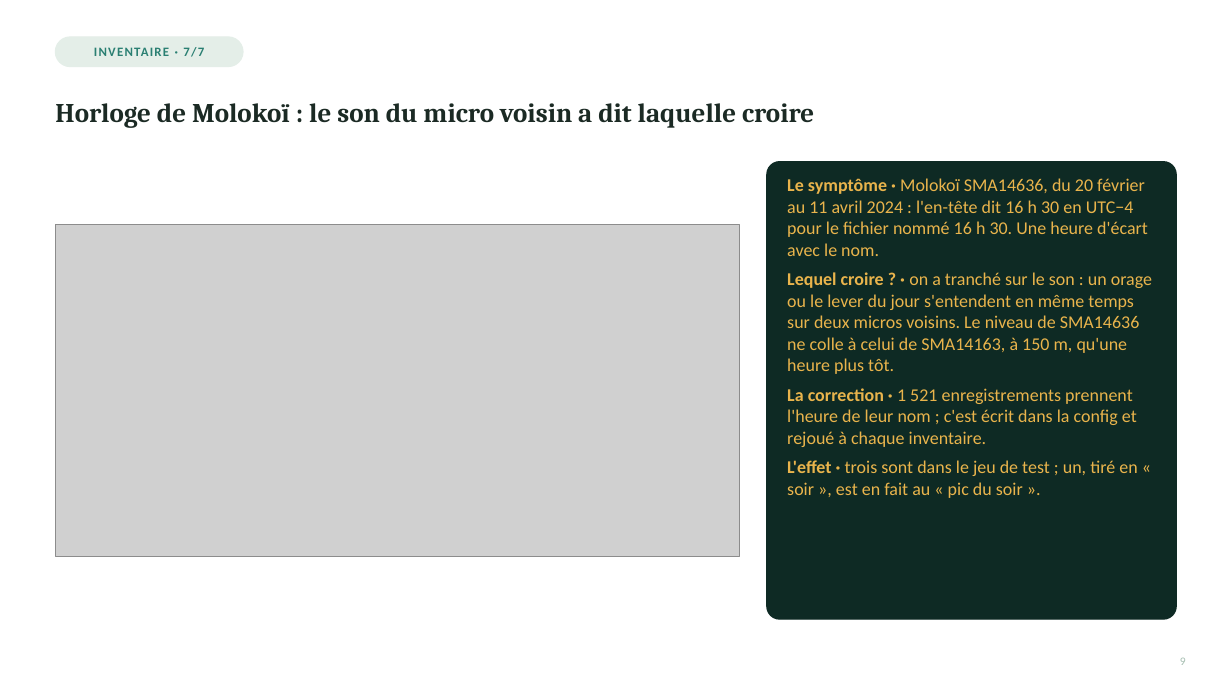
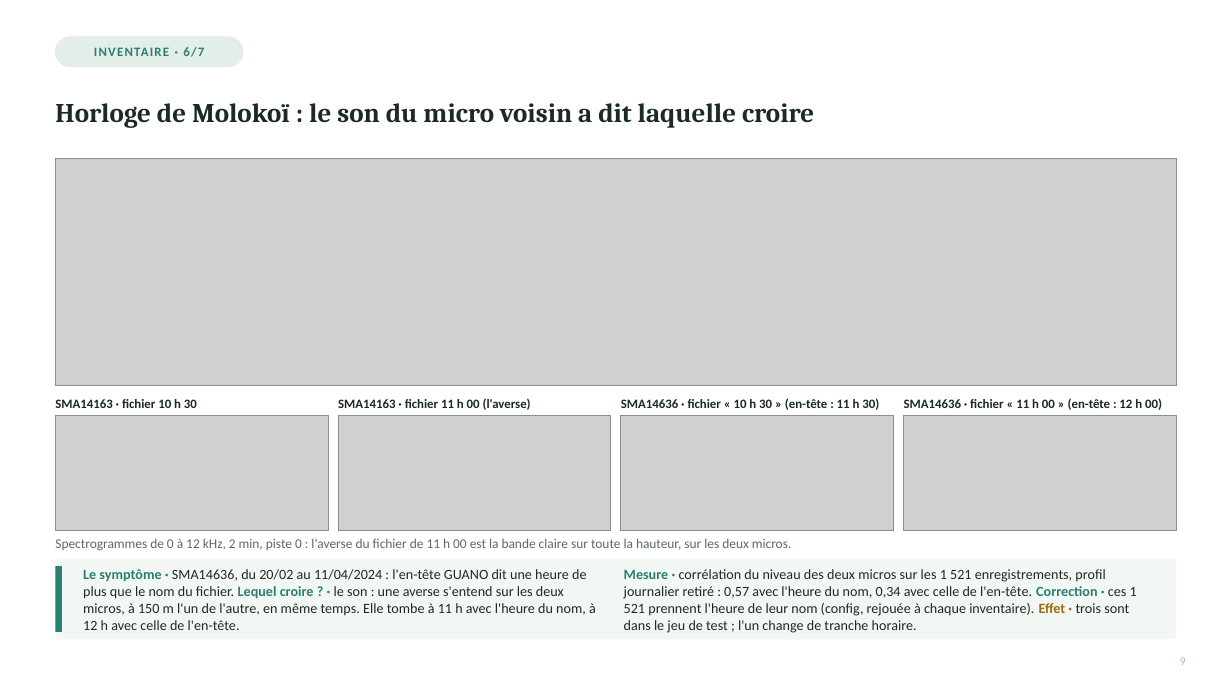
Before and after one commit to Rumble-Paw-Patrol/Grenouille, a slide deck: slide 3 of documentation/prez/presentation_4_paquets/presentation_4_inventaire_qc_v2_paquet_2_diapos_06-11.pptx (slide 4 before the commit). Drawn at 1232x693 pixels with LibreOffice and Linux fonts; fonts in the diff are those of the drawing; grey boxes stand for pictures. Boxes give left, top, right and bottom in pixels: in the first picture for what was removed or moved away, otherwise in the second. Text is boxed around its words. In the diff, an @@ line names an element or a change of style, - is before the commit and + after.

```diff
--- a/documentation/prez/presentation_4_paquets/presentation_4_inventaire_qc_v2_paquet_2_diapos_06-11.pptx
+++ b/documentation/prez/presentation_4_paquets/presentation_4_inventaire_qc_v2_paquet_2_diapos_06-11.pptx
@@ text at [94,47,204,57]: text changed @@
-INVENTAIRE · 7/7
+INVENTAIRE · 6/7
@@ picture added at [55,159,1177,385] @@
@@ rounded rectangle removed at [767,162,1177,619] @@
@@ text removed at [787,178,1152,498] @@
-Le symptôme · Molokoï SMA14636, du 20 février au 11 avril 2024 : l'en-tête dit 16 h 30 en UTC−4 pour le fichier nommé 16 h 30. Une heure d'écart avec le nom.
-Lequel croire ? · on a tranché sur le son : un orage ou le lever du jour s'entendent en même temps sur deux micros voisins. Le niveau de SMA14636 ne colle à celui de SMA14163, à 150 m, qu'une heure plus tôt.
-La correction · 1 521 enregistrements prennent l'heure de leur nom ; c'est écrit dans la config et rejoué à chaque inventaire.
-L'effet · trois sont dans le jeu de test ; un, tiré en « soir », est en fait au « pic du soir ».
@@ picture removed at [55,225,739,556] @@
@@ text added at [55,399,197,408], 10 pt, text #1B2A24, bold @@
+SMA14163 · fichier 10 h 30
@@ picture added at [55,416,328,531] @@
@@ text added at [338,398,531,410], 10 pt, text #1B2A24, bold @@
+SMA14163 · fichier 11 h 00 (l'averse)
@@ picture added at [338,416,611,531] @@
@@ text added at [621,398,879,410], 10 pt, text #1B2A24, bold @@
+SMA14636 · fichier « 10 h 30 » (en-tête : 11 h 30)
@@ picture added at [621,416,894,531] @@
@@ text added at [904,398,1162,410], 10 pt, text #1B2A24, bold @@
+SMA14636 · fichier « 11 h 00 » (en-tête : 12 h 00)
@@ picture added at [904,416,1177,531] @@
@@ text added at [55,538,792,551], 10.5 pt, text #5B6B63 @@
+Spectrogrammes de 0 à 12 kHz, 2 min, piste 0 : l'averse du fichier de 11 h 00 est la bande claire sur toute la hauteur, sur les deux micros.
@@ rounded rectangle added at [55,559,1177,640], fill #F3F7F4 @@
@@ rectangle added at [55,567,62,632], fill #2A7F72 @@
@@ text added at [83,569,596,630], 11 pt, text #1B2A24 @@
+Le symptôme · SMA14636, du 20/02 au 11/04/2024 : l'en-tête GUANO dit une heure de plus que le nom du fichier. Lequel croire ? · le son : une averse s'entend sur les deux micros, à 150 m l'un de l'autre, en même temps. Elle tombe à 11 h avec l'heure du nom, à 12 h avec celle de l'en-tête.
@@ text added at [624,569,1137,633], 11 pt, text #1B2A24 @@
+Mesure · corrélation du niveau des deux micros sur les 1 521 enregistrements, profil journalier retiré : 0,57 avec l'heure du nom, 0,34 avec celle de l'en-tête. Correction · ces 1 521 prennent l'heure de leur nom (config, rejouée à chaque inventaire). Effet · trois sont dans le jeu de test ; l'un change de tranche horaire.
```
Also in this commit, not shown: 5 other slides changed, 2 slides added, 14 other files.
